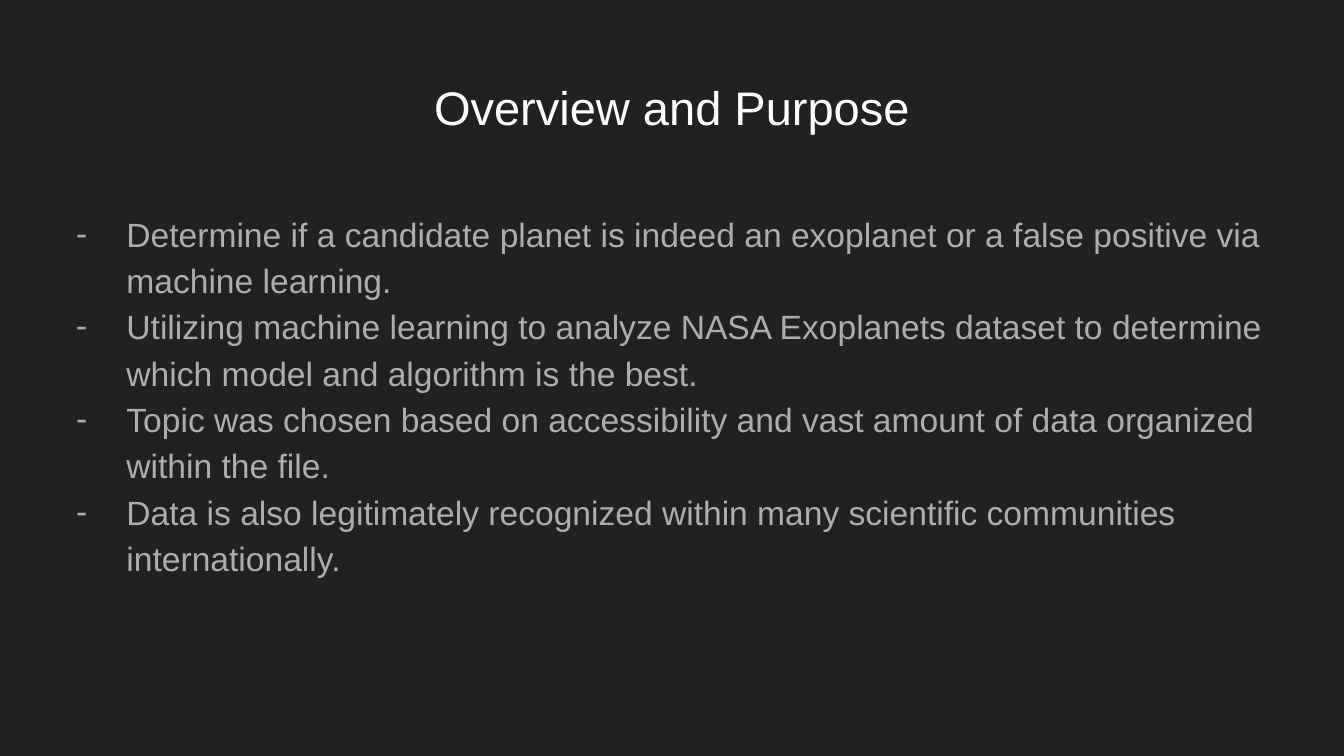
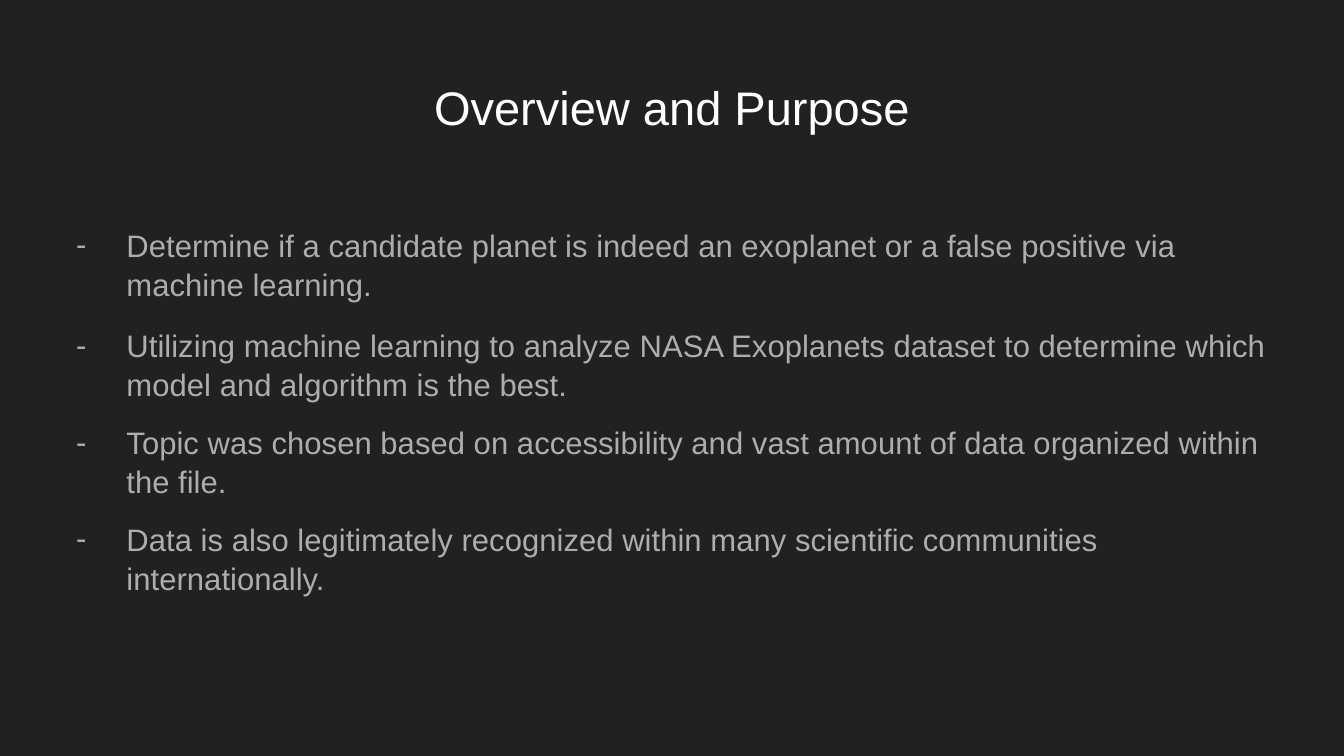
Before and after one commit to psidhu42/Group-3-NASA-Exoplanets, a slide deck: slide 2 of resources/powerpoints/NASAExoplanets (1).pptx. Drawn at 1344x756 pixels with LibreOffice and Linux fonts; fonts in the diff are those of the drawing. Boxes give left, top, right and bottom in pixels: in the first picture for what was removed or moved away, otherwise in the second. Text is boxed around its words. In the diff, an @@ line names an element or a change of style, - is before the commit and + after.

```diff
--- a/resources/powerpoints/NASAExoplanets (1).pptx
+++ b/resources/powerpoints/NASAExoplanets (1).pptx
@@ text "Determine if a candidate planet ..." at [126,234,1265,597]: size 18 to 16.6 pt; line spacing 1.15 to 1.05; more space between paragraphs @@
```
Also in this commit, not shown: 2 other slides changed, 5 slides added, 1 slide removed.
